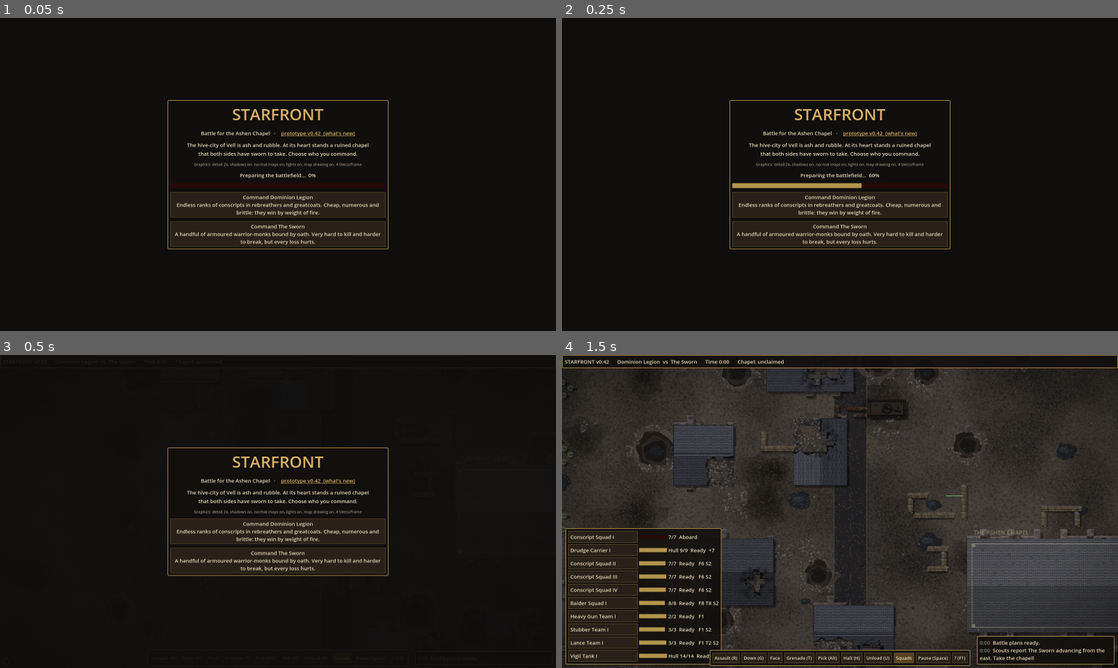
Above: before the commit, frames 1-4 (two rows, left to right).
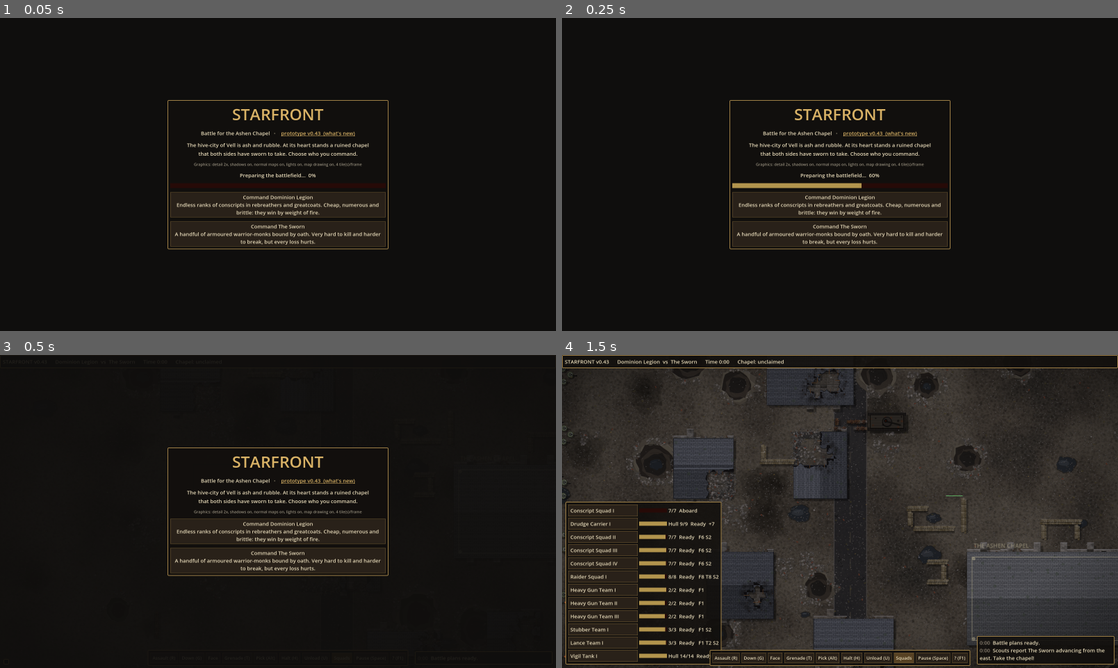
Above: after the commit, the same moments.

Repository: sirspoon/StarFront
Game: Godot game, scene res://scenes/main.tscn
The game is run twice, just before and just after one commit, with the same random seed, the same clock (stepped at 60 frames per second) and the same inputs. Sound files missing from this copy of the repository are replaced by a short silence.
Inputs (mouse positions are in pixels of both pictures, inside the frame that each line leads up to):
- Up to frame 1 (0.05 s): no input
- Up to frame 2 (0.25 s): no input
- Up to frame 3 (0.5 s): no input
- Up to frame 4 (1.5 s): click "Command Dominion Legion Endle…" at 0.5 s; tap Enter at 1.25 s; move the mouse to (962, 495) at 1.27 s; hold D from 1.28 s (still down); hold Shift from 1.28 s (still down); click (962, 495) at 1.42 s

The runs differ from the first frame. In frame 1, less than 0.1% of the frame differs, in the area x 57-58%, y 36-38%; in frame 2, less than 0.1%; in frame 3, less than 0.1%; in frame 4, 9.6%, in the area x 0-100%, y 2-100%.

Commit message:
v0.43: grenades only thrown when clear and safe; Sworn Pyre Warden and Bastion Brother; three Legion heavy gun teams
Co-Authored-By: Claude Opus 5.5 <noreply@anthropic.com>
Claude-Session: https://claude.ai/code/session_01Q9zFWq6qGPKtGhTxhDqH85

Diff:
--- a/project.godot
+++ b/project.godot
@@ -7,7 +7,7 @@
 
 config/name="StarFront"
 config/description="Real-time squad tactics in a ruined gothic future."
-config/version="0.42"
+config/version="0.43"
 run/main_scene="res://scenes/main.tscn"
 config/features=PackedStringArray("4.3", "GL Compatibility")
 config/icon="res://icon.svg"
--- a/scripts/effects.gd
+++ b/scripts/effects.gd
@@ -10,6 +10,8 @@
 var markers: Array = []  # {pos, color, t}
 var blasts: Array = []   # {pos, r, t}
 var chunks: Array = []   # flying debris {pos, vel, t, size, color}
+var flames: Array = []   # jets of fire {from, to, cone, t, seed}
+const FLAME_TIME := 0.55
 
 
 func tracer(from: Vector2, to: Vector2, color: Color, width: float) -> void:
@@ -47,6 +49,10 @@
 	puff(pos + Vector2(randf_range(-8, 8), randf_range(-8, 8)), Color(0.5, 0.46, 0.4), 12.0)
 
 
+func flame(from: Vector2, to: Vector2, cone: float) -> void:
+	flames.append({"from": from, "to": to, "cone": cone, "t": 0.0, "seed": randf() * 100.0})
+
+
 func marker(pos: Vector2, color: Color) -> void:
 	markers.append({"pos": pos, "color": color, "t": 0.0})
 
@@ -54,7 +60,7 @@
 func _process(dt: float) -> void:
 	if get_parent().paused:
 		return  # freeze tracers and blasts while the game is paused
-	for list in [tracers, puffs, sparks, markers, blasts, chunks]:
+	for list in [tracers, puffs, sparks, markers, blasts, chunks, flames]:
 		for e in list:
 			e.t += dt
 	tracers = tracers.filter(func(e): return e.t < TRACER_TIME)
@@ -63,6 +69,7 @@
 	markers = markers.filter(func(e): return e.t < 0.7)
 	blasts = blasts.filter(func(e): return e.t < 0.8)
 	chunks = chunks.filter(func(e): return e.t < 0.6)
+	flames = flames.filter(func(e): return e.t < FLAME_TIME)
 	for e in chunks:
 		e.pos += e.vel * dt
 		e.vel *= 1.0 - minf(1.0, dt * 4.0)
@@ -103,6 +110,28 @@
 	for e in chunks:
 		var col: Color = e.color
 		draw_rect(Rect2(e.pos - Vector2(e.size, e.size) * 0.5, Vector2(e.size, e.size)), Color(col, 1.0 - e.t / 0.6))
+	for e in flames:
+		# the jet roars out, widening, then gutters away as burning blobs
+		var k: float = e.t / FLAME_TIME
+		var from: Vector2 = e.from
+		var to: Vector2 = e.to
+		var head: Vector2 = from.lerp(to, minf(1.0, e.t / 0.14))
+		var d := from.distance_to(head)
+		if d < 2.0:
+			continue
+		var dir := (head - from) / d
+		var side := dir.orthogonal()
+		var fade := 1.0 - maxf(0.0, (k - 0.5) / 0.5)
+		var wide: float = tan(e.cone) * d
+		draw_colored_polygon(PackedVector2Array([from + side * 2.0, head + side * wide, head + dir * 6.0, head - side * wide, from - side * 2.0]),
+				Color(1.0, 0.45, 0.1, 0.55 * fade))
+		draw_colored_polygon(PackedVector2Array([from + side * 1.2, head + side * wide * 0.5, head - side * wide * 0.5, from - side * 1.2]),
+				Color(1.0, 0.85, 0.4, 0.75 * fade))
+		for i in 9:
+			var f := float(i + 1) / 10.0
+			var wob := sin(e.seed + i * 2.3 + e.t * 30.0)
+			var p := from.lerp(head, f) + side * wob * wide * f * 0.6
+			draw_circle(p, 2.0 + f * wide * 0.5, Color(1.0, 0.55 + 0.3 * (1.0 - f), 0.15, 0.5 * fade))
 	for e in markers:
 		var k: float = e.t / 0.7
 		var col: Color = e.color
--- a/scripts/game_data.gd
+++ b/scripts/game_data.gd
@@ -2,7 +2,7 @@
 extends RefCounted
 ## Factions, soldier types and weapons. Balance tuning lives here.
 
-const VERSION := "0.42"
+const VERSION := "0.43"
 
 ## range in pixels (16 px = 1 map cell); cooldown = seconds between bursts;
 ## acc = base hit chance; ap = how much infantry armour it ignores; supp = suppression per shot;
@@ -35,6 +35,11 @@
 		"acc": 0.19, "ap": 0.55, "dmg": 2, "pen": 3, "vdmg": 1, "supp": 12.0, "tracer": Color(1.0, 0.42, 0.2), "width": 2.2},
 	"heavy_mass_gun": {"name": "Heavy mass-reactive gun", "range": 470.0, "cooldown": 2.6, "burst": 4, "gap": 0.14,
 		"acc": 0.11, "ap": 0.45, "dmg": 2, "pen": 4, "vdmg": 2, "supp": 16.0, "tracer": Color(0.6, 0.85, 1.0), "width": 2.8},
+	"pyre_projector": {"name": "Pyre projector", "range": 115.0, "cooldown": 2.2, "burst": 1, "gap": 0.0,
+		"acc": 0.55, "ap": 0.5, "dmg": 1, "pen": 3, "vdmg": 1, "supp": 28.0, "flame": true, "cone": 0.35,
+		"tracer": Color(1.0, 0.55, 0.15), "width": 4.0},
+	"hail_cannon": {"name": "Hail cannon", "range": 380.0, "cooldown": 3.2, "burst": 10, "gap": 0.05,
+		"acc": 0.1, "ap": 0.4, "dmg": 1, "pen": 4, "vdmg": 1, "supp": 8.0, "tracer": Color(0.6, 0.85, 1.0), "width": 1.6},
 	"fusion_cannon": {"name": "Fusion cannon", "range": 540.0, "cooldown": 6.0, "burst": 1, "gap": 0.0,
 		"acc": 0.55, "ap": 0.9, "dmg": 4, "pen": 9, "vdmg": 6, "blast": 24.0, "wall": 70.0, "supp": 40.0,
 		"tracer": Color(0.7, 0.9, 1.0), "width": 5.0},
@@ -48,6 +53,7 @@
 	"trench_knife": {"name": "Trench knife", "cooldown": 0.75, "hit": 0.6, "parry": 0.25, "dmg": 1, "ap": 0.45, "sound": "melee_blade", "blade": true},
 	"hook_sabre": {"name": "Hook sabre", "cooldown": 0.85, "hit": 0.65, "parry": 0.35, "dmg": 1, "ap": 0.55, "sound": "melee_blade", "blade": true},
 	"edict_blade": {"name": "Edict blade", "cooldown": 0.85, "hit": 0.65, "parry": 0.4, "dmg": 2, "ap": 0.8, "sound": "melee_power", "blade": true},
+	"gauntlet": {"name": "Bastion gauntlet", "cooldown": 1.6, "hit": 0.5, "parry": 0.1, "dmg": 2, "ap": 0.7, "sound": "melee_blunt", "blade": false},
 	"edict_greatblade": {"name": "Edict greatblade", "cooldown": 1.0, "hit": 0.7, "parry": 0.45, "dmg": 3, "ap": 0.85, "sound": "melee_power", "blade": true},
 }
 
@@ -98,6 +104,10 @@
 		"radius": 10.0, "weapon": "heavy_mass_gun", "heavy": true, "grenades": {}},
 	"hw_loader_s": {"name": "Sworn Loader", "hp": 2, "armor": 0.4, "speed": 36.0, "morale": 95.0, "nerve": 0.5,
 		"radius": 10.0, "weapon": "mass_pistol", "loader": true, "grenades": {"he": 1}},
+	"pyre_warden": {"name": "Pyre Warden", "hp": 4, "armor": 0.75, "speed": 26.0, "morale": 120.0, "nerve": 0.3,
+		"radius": 12.0, "weapon": "pyre_projector", "melee": "gauntlet", "bastion": true, "grenades": {}},
+	"bastion": {"name": "Bastion Brother", "hp": 4, "armor": 0.75, "speed": 26.0, "morale": 120.0, "nerve": 0.3,
+		"radius": 12.0, "weapon": "hail_cannon", "melee": "gauntlet", "bastion": true, "grenades": {}},
 	"oathblade": {"name": "Sworn Oathblade", "hp": 3, "armor": 0.5, "speed": 47.0, "morale": 100.0, "nerve": 0.45,
 		"radius": 10.0, "weapon": "mass_pistol", "melee": "edict_blade", "charger": true, "grenades": {"he": 1, "ap": 1}},
 	"blade_champion": {"name": "Oathblade Champion", "hp": 4, "armor": 0.6, "speed": 47.0, "morale": 115.0, "nerve": 0.4,
@@ -134,6 +144,8 @@
 			{"name": "Conscript Squad", "members": ["sergeant", "conscript", "conscript", "conscript", "conscript", "conscript", "gunner"]},
 			{"name": "Raider Squad", "members": ["raider_sgt", "raider", "raider", "raider", "raider", "raider", "raider", "raider"]},
 			{"name": "Heavy Gun Team", "members": ["hw_gunner", "hw_loader"]},
+			{"name": "Heavy Gun Team", "members": ["hw_gunner", "hw_loader"]},
+			{"name": "Heavy Gun Team", "members": ["hw_gunner", "hw_loader"]},
 			{"name": "Stubber Team", "members": ["sergeant", "gunner", "gunner"]},
 			{"name": "Lance Team", "members": ["sergeant", "lancer", "lancer"]},
 			{"vehicle": "vigil"},
@@ -149,6 +161,8 @@
 			{"name": "Sworn Talon", "members": ["champion", "brother", "brother", "cannoneer"]},
 			{"name": "Oathblade Talon", "members": ["blade_champion", "oathblade", "oathblade"]},
 			{"name": "Heavy Gun Team", "members": ["hw_gunner_s", "hw_loader_s"]},
+			{"name": "Pyre Warden", "members": ["pyre_warden"]},
+			{"name": "Bastion Brother", "members": ["bastion"]},
 			{"name": "Breacher Talon", "members": ["champion", "brother", "breacher", "breacher"]},
 			{"vehicle": "verdict"},
 		],
--- a/scripts/grenades.gd
+++ b/scripts/grenades.gd
@@ -109,19 +109,27 @@
 		return
 	var best: Soldier = null
 	var bd := INF
+	var nearest: Soldier = null  # nearest man with the grenade, clear throw or not
+	var nd := INF
 	for m in sq.effective():
 		if m.state != Soldier.State.READY or m.in_melee or m.grenades.get(kind, 0) <= 0:
 			continue
 		var d: float = m.position.distance_to(aim)
-		if d < bd:
+		if d < nd:
+			nd = d
+			nearest = m
+		if d <= RANGE and d < bd and _clear_throw(m, aim, kind):
 			bd = d
 			best = m
+	if nearest == null:
+		return  # nobody able just now (pinned, fighting): try again shortly
 	if best == null:
-		return  # nobody able just now (pinned, fighting): try again shortly
-	if bd > RANGE:
-		if not o.moved:
-			o.moved = true  # move up just far enough, then throw
-			sq.order_move(main.map, aim + (best.position - aim).normalized() * RANGE * 0.75, false, false, true)
+		if not o.moved and not sq.effective().any(func(m): return m.moving):
+			# out of reach, or a wall in the way: move up to a spot with a clear throw
+			o.moved = true
+			sq.order_move(main.map, aim + (nearest.position - aim).normalized() * RANGE * 0.6, false, false, true)
+		elif o.moved and not sq.effective().any(func(m): return m.moving):
+			o.moved = false  # got there and still no clear throw: try again from here
 		return
 	var spot := aim
 	if kind == "smoke" and o.left > 0:
@@ -134,6 +142,23 @@
 	o.next = 0.4
 
 
+## Can m throw at aim without it hitting a wall on the way, or bursting on top of himself
+## or his own side?
+func _clear_throw(m: Soldier, aim: Vector2, kind: String) -> bool:
+	if main.map.first_obstacle(m.position, aim) != aim:
+		return false  # a wall between: it would bounce back at him
+	if kind == "smoke":
+		return true
+	var safe: float = float(G[kind].blast) + 12.0
+	if m.position.distance_to(aim) < safe + 6.0:
+		return false  # too close to throw it safely
+	for f in main.soldiers:
+		if f.team == m.team and f.is_alive() and not f.is_vehicle and f.state != Soldier.State.EMBARKED \
+				and f.position.distance_to(aim) < safe:
+			return false  # one of ours is in the blast
+	return true
+
+
 func _throw(m: Soldier, kind: String, spot: Vector2) -> void:
 	m.grenades[kind] -= 1
 	m.facing = (spot - m.position).angle()
@@ -142,9 +167,11 @@
 	m.burst_left = 0
 	var d := m.position.distance_to(spot)
 	var land := spot + Vector2.from_angle(randf() * TAU) * randf() * d * 0.12  # nobody throws perfectly
-	land = main.map.first_obstacle(m.position, land)
-	if land != spot:
-		land = land.move_toward(m.position, 6.0)  # bounced off a wall
+	var hit_wall: Vector2 = main.map.first_obstacle(m.position, land)
+	if hit_wall != land:
+		land = hit_wall.move_toward(m.position, 6.0)  # glanced off a wall
+	if kind != "smoke" and land.distance_to(m.position) < float(G[kind].blast) + 10.0:
+		land = spot  # never let the scatter drop it at his own feet
 	flying.append({"from": m.position, "to": land, "t": 0.0, "dur": 0.45 + d / 320.0, "kind": kind, "thrower": m})
 	main.grenades_thrown[m.team] += 1
 
--- a/scripts/main.gd
+++ b/scripts/main.gd
@@ -18,6 +18,8 @@
 var grenade_mode := false  # the next click / tap picks where to throw grenades
 var grenades_thrown := [0, 0]
 var heavy_kills := [0, 0]
+var friendly_kills := [0, 0]   # men killed by their own side (stray grenades, shells)
+var bastion_kills := [0, 0]    # kills by the Sworn's heavy-armoured flamers and hail cannons: [flamer, hail]
 var heavy_time := [0.0, 0.0]   # seconds a heavy gun was on the field, per side...
 var heavy_set_time := [0.0, 0.0]  # ...and of those, set up
 var light_fx: LightFX
@@ -765,7 +767,8 @@
 	_update_objective(dt)
 	_check_end()
 	if shot_path != "" and time >= shot_time and (not "--shot-melee" in OS.get_cmdline_user_args() or _melee_spot() != null) \
-			and (not "--shot-heavy" in OS.get_cmdline_user_args() or _heavy_spot() != null):
+			and (not "--shot-heavy" in OS.get_cmdline_user_args() or _heavy_spot() != null) \
+			and (not "--shot-flame" in OS.get_cmdline_user_args() or effects.flames.any(func(f): return f.t > 0.12)):
 		_take_shot()
 
 
@@ -821,6 +824,9 @@
 		camera.position = _melee_spot()
 	if "--shot-heavy" in OS.get_cmdline_user_args():
 		camera.position = _heavy_spot()
+	if "--shot-flame" in OS.get_cmdline_user_args():
+		var fl: Dictionary = effects.flames.filter(func(f): return f.t > 0.12)[0]
+		camera.position = (fl.from + fl.to) * 0.5
 	if "--shot-wall" in OS.get_cmdline_user_args() and last_wall_down != null:
 		camera.position = last_wall_down
 	for a in OS.get_cmdline_user_args():
@@ -917,6 +923,9 @@
 
 
 func resolve_shot(shooter: Soldier, target: Soldier, w: Dictionary, muzzle: Vector2) -> void:
+	if w.get("flame", false):
+		resolve_flame(shooter, target, w, muzzle)
+		return
 	shots[shooter.team] += 1
 	_fire_sound(shooter, w, muzzle)
 	var d := shooter.position.distance_to(target.position)
@@ -1024,6 +1033,47 @@
 			decals.add_burn(end, 1.2 + float(w.get("pen", 0)) * 0.25)
 
 
+## A jet of fire: it fills a narrow cone out to its reach (stopped by walls), licking round
+## cover, and burns and terrifies everyone in it.
+func resolve_flame(shooter: Soldier, target: Soldier, w: Dictionary, muzzle: Vector2) -> void:
+	shots[shooter.team] += 1
+	_fire_sound(shooter, w, muzzle)
+	var dir := (target.position - muzzle).normalized()
+	var reach: float = w.range
+	var end := map.first_obstacle(muzzle, muzzle + dir * reach)
+	var show := shooter.visible or target.visible
+	if show:
+		effects.flame(muzzle, end, w.cone)
+		light_fx.flash(muzzle.lerp(end, 0.5), Color(1.0, 0.55, 0.2), 2.2, 160.0, 0.5)
+	for k in 3:
+		decals.add_burn(muzzle.lerp(end, 0.45 + k * 0.25) + Vector2(randf_range(-5, 5), randf_range(-5, 5)), 2.0)
+	for e in soldiers.duplicate():
+		if e.team == shooter.team or not e.is_alive() or e.state == Soldier.State.EMBARKED:
+			continue
+		var v: Vector2 = e.position - muzzle
+		var d := v.length()
+		if d > reach + e.radius or d < 1.0:
+			continue
+		if absf(wrapf(v.angle() - dir.angle(), -PI, PI)) > float(w.cone) + atan(e.radius / d):
+			continue
+		if not map.los_clear(muzzle, e.position):
+			continue
+		if e.is_vehicle:
+			if randf() < 0.5:
+				e.receive_hit(w, shooter.position, shooter)
+			continue
+		e.add_suppression(float(w.supp) * (1.0 - d / reach * 0.4), time)
+		e.morale -= 3.0 * e.nerve  # men fear fire above all
+		var p: float = w.acc * (1.0 - map.cover_vs(e.position, shooter.position) * 0.35)  # flames get round cover
+		if e.posture == "prone":
+			p *= 0.85
+		if randf() < p:
+			hits[shooter.team] += 1
+			if randf() < e.armor * (1.0 - float(w.ap)):
+				continue  # his armour shrugs it off
+			e.take_hit(int(w.dmg), shooter)
+
+
 ## A blow in close combat: armour may turn it, otherwise it wounds.
 func resolve_blow(attacker: Soldier, foe: Soldier, m: Dictionary, landed: bool) -> void:
 	blows[attacker.team] += 1
@@ -1215,6 +1265,12 @@
 func on_death(s: Soldier, killer: Soldier) -> void:
 	if s.heavy and not s.is_vehicle:
 		_take_over_gun(s)
+	if killer != null and killer.team == s.team:
+		friendly_kills[s.team] += 1
+	if killer != null and killer.kind == "pyre_warden":
+		bastion_kills[0] += 1
+	elif killer != null and killer.kind == "bastion":
+		bastion_kills[1] += 1
 	if killer != null and killer.heavy and not killer.is_vehicle:
 		heavy_kills[killer.team] += 1
 	if killer != null and killer.charger:
@@ -1324,9 +1380,9 @@
 		else:
 			fled[s.team] += 1
 	if autotest:
-		print("RESULT winner=%s time=%d shots=%s hits=%s left=%s/% …(166 unchanged characters)… s=%s heavy_kills=%s heavy_set=%d%%/%d%% %s" % [
+		print("RESULT winner=%s time=%d shots=%s hits=%s left=%s/% …(166 unchanged characters)… s=%s heavy_kills=%s heavy_set=%d%%/%d%% own_side_kills=%s flamer_hail_kills=%s %s" % [
 				factions[winner] if winner >= 0 else "draw", int(time), shots, hits,
-				left[0], left[1], dead[0], dead[1], fled[0], fled[1], vl …(430 unchanged characters)… _set_time[1] / maxf(heavy_time[1], 1)), reason])
+				left[0], left[1], dead[0], dead[1], fled[0], fled[1], vl …(430 unchanged characters)… _set_time[1] / maxf(heavy_time[1], 1)), friendly_kills, bastion_kills, reason])
 		get_tree().quit()
 		return
 	var head := "DRAW"
--- a/scripts/sfx.gd
+++ b/scripts/sfx.gd
@@ -8,14 +8,14 @@
 	"explosion_big": 3, "explosion_small": 3, "cannon": 2, "fusion": 2, "fusion_small": 2,
 	"laser": 4, "stubber": 2, "carbine": 3, "rotor": 2, "ricochet": 4, "ricochet_bullet": 4, "clang": 2,
 	"collapse": 2, "lance": 2, "engine_rev": 2,
-	"smg": 2, "pistol": 2, "melee_blade": 3, "melee_blunt": 3, "melee_power": 3, "smoke": 2, "heavy_laser": 2, "heavy_mass": 2,
+	"smg": 2, "pistol": 2, "melee_blade": 3, "melee_blunt": 3, "melee_power": 3, "smoke": 2, "heavy_laser": 2, "heavy_mass": 2, "flamer": 2, "hail": 2,
 	"sworn_move": 6, "sworn_attack": 6, "sworn_death": 6,
 }
 const VOLUME := {  # dB, to balance them against each other
 	"explosion_big": 2.0, "explosion_small": -2.0, "cannon": 1.0, "fusion": 0.0, "fusion_small": -4.0,
 	"laser": -9.0, "stubber": -5.0, "carbine": -4.0, "rotor": -3.0, "ricochet": -13.0, "ricochet_bullet": -12.0, "clang": -7.0,
 	"collapse": -1.0, "lance": -5.0, "engine_rev": -6.0,
-	"smg": -7.0, "pistol": -5.0, "melee_blade": -6.0, "melee_blunt": -5.0, "melee_power": -5.0, "smoke": -8.0, "heavy_laser": -6.0, "heavy_mass": -3.0,
+	"smg": -7.0, "pistol": -5.0, "melee_blade": -6.0, "melee_blunt": -5.0, "melee_power": -5.0, "smoke": -8.0, "heavy_laser": -6.0, "heavy_mass": -3.0, "flamer": -3.0, "hail": -4.0,
 	"sworn_move": -2.0, "sworn_attack": -1.0, "sworn_death": -3.0,
 }
 ## Which sound each weapon makes (once per burst).
@@ -24,6 +24,7 @@
 	"rotor_cannon": "rotor", "lance_launcher": "lance", "fusion_carbine": "fusion_small",
 	"siege_cannon": "cannon", "fusion_cannon": "fusion",
 	"ripper_smg": "smg", "mass_pistol": "pistol", "heavy_lumen": "heavy_laser", "heavy_mass_gun": "heavy_mass",
+	"pyre_projector": "flamer", "hail_cannon": "hail",
 }
 ## Energy weapons: their glancing shots whine electrically; everything else is a bullet.
 const ENERGY := ["lumen_rifle", "fusion_carbine", "fusion_cannon", "heavy_lumen"]
--- a/scripts/soldier.gd
+++ b/scripts/soldier.gd
@@ -744,7 +744,14 @@
 		var cape := PackedVector2Array([Vector2(-2, -r * 0.8), Vector2(-r * 1.7, -r * 0.6),
 				Vector2(-r * 1.9, 0), Vector2(-r * 1.7, r * 0.6), Vector2(-2, r * 0.8)])
 		draw_colored_polygon(cape, trim.darkened(0.35))
-	draw_rect(Rect2(-r - 3.0, -r * 0.6, 6.0, r * 1.2), arm.darkened(0.3))  # power pack
+	var bastion: bool = data.get("bastion", false)
+	if kind == "pyre_warden":
+		for s in [-1.0, 1.0]:  # twin fuel tanks on his back
+			draw_circle(Vector2(-r - 1.0, s * r * 0.35), r * 0.38, Color(0.35, 0.3, 0.22))
+			draw_arc(Vector2(-r - 1.0, s * r * 0.35), r * 0.38, 0, TAU, 12, Color(0.12, 0.1, 0.08), 1.0)
+		draw_line(Vector2(-r - 1.0, 0), Vector2(r * 0.3, r * 0.5), Color(0.15, 0.13, 0.1), 1.6)  # fuel hose
+	else:
+		draw_rect(Rect2(-r - 3.0, -r * 0.6, 6.0, r * 1.2), arm.darkened(0.3))  # power pack
 	if data.get("loader", false):
 		draw_rect(Rect2(-r - 6.0, -r * 0.5, 4.0, r), Color(0.3, 0.27, 0.2))  # ammunition crate
 		draw_line(Vector2(-r - 2.0, -r * 0.3), Vector2(1, r * 0.5), Color(0.6, 0.5, 0.25), 1.2)  # belt
@@ -754,6 +761,15 @@
 	var bladed := kind == "oathblade" or kind == "blade_champion"
 	if heavy:
 		_draw_heavy_gun(Color(0.13, 0.12, 0.12), trim.darkened(0.2), 6.0, r + 15.0, true)
+	elif kind == "pyre_warden":
+		draw_rect(Rect2(1, 1.0, r + 6.0, 5.0), Color(0.16, 0.14, 0.12))  # the projector
+		draw_rect(Rect2(r + 5.0, 0.5, 3.5, 6.0), trim.darkened(0.3))  # nozzle
+		draw_circle(Vector2(r + 9.5, 3.5), 1.6 + sin(walk * 3.0 + float(pool_seed % 7)) * 0.3, Color(0.5, 0.75, 1.0, 0.9))  # pilot flame
+	elif kind == "bastion":
+		for k in 3:  # the hail cannon's spinning barrels
+			draw_rect(Rect2(3, 0.0 + k * 2.4, r + 10.0, 1.8), Color(0.15, 0.14, 0.14))
+		draw_rect(Rect2(1, -0.6, r * 0.7, 8.0), Color(0.2, 0.18, 0.17))  # housing
+		draw_rect(Rect2(r + 9.0, -0.3, 2.5, 7.5), trim.darkened(0.2))
 	elif bladed:
 		draw_rect(Rect2(1, 2.5, r * 0.8, 3.0), Color(0.13, 0.12, 0.12))  # pistol
 		draw_rect(Rect2(r * 0.8, 2.0, 2.0, 4.0), trim.darkened(0.2))
@@ -768,8 +784,13 @@
 		draw_circle(Vector2(r + 9.0, 3.2), 2.2, Color(0.6, 0.85, 1.0))  # fusion glow
 	for s in [-1.0, 1.0]:
 		var p := Vector2(-1, s * r * 0.72)
-		draw_circle(p, r * 0.45, coat.lightened(0.08))
-		draw_arc(p, r * 0.45, 0, TAU, 14, trim, 1.3)
+		var pad := r * (0.55 if bastion else 0.45)  # massive plate pauldrons on the heavy armour
+		draw_circle(p, pad, coat.lightened(0.08))
+		draw_arc(p, pad, 0, TAU, 14, trim, 1.6 if bastion else 1.3)
+		if bastion:
+			draw_arc(p, pad * 0.6, 0, TAU, 12, coat.darkened(0.25), 1.0)
+	if bastion:
+		draw_rect(Rect2(-r * 0.4, -r * 0.25, r * 0.5, r * 0.5), trim.darkened(0.15))  # chest seal
 	draw_circle(Vector2(1, 0), r * 0.42, arm)
 	draw_line(Vector2(r * 0.32, -2.2), Vector2(r * 0.32, 2.2), Color(1.0, 0.25, 0.1), 1.8)  # eye lenses
 
--- a/scripts/whats_new.gd
+++ b/scripts/whats_new.gd
@@ -5,6 +5,7 @@
 ## When a whole version is reached (1.0, 2.0 ...), start a new heading for it.
 
 const TEXT := """PROTOTYPE (before 1.0)
+- Sworn Pyre Warden (flamer) and Bastion Brother (hail cannon) in very heavy armour
 - Heavy Gun Teams: set them up by cover, a window or lying Down for deadly fire
 - Grenades: frag, tank-breaker and smoke screens, thrown where you pick
 - Close combat: Raider and Oathblade assault squads charge in with blades;
Not shown, added: sounds/flamer_0.wav.import
Not shown, added: sounds/flamer_1.wav.import
Not shown, added: sounds/hail_0.wav.import
Not shown, added: sounds/hail_1.wav.import
Not shown, changed: CHANGELOG.md
Not shown, changed: CLAUDE.md
Not shown, added: sounds/flamer_0.wav
Not shown, added: sounds/flamer_1.wav
Not shown, added: sounds/hail_0.wav
Not shown, added: sounds/hail_1.wav
